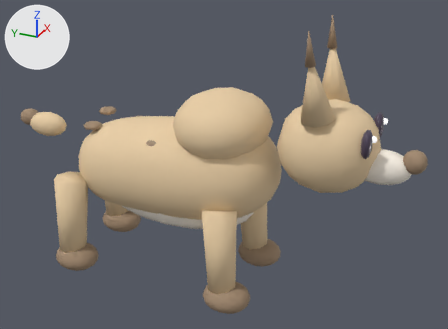
An edit to the glTF model assets/models/mob_lynx.glb, drawn before and after from the same camera.
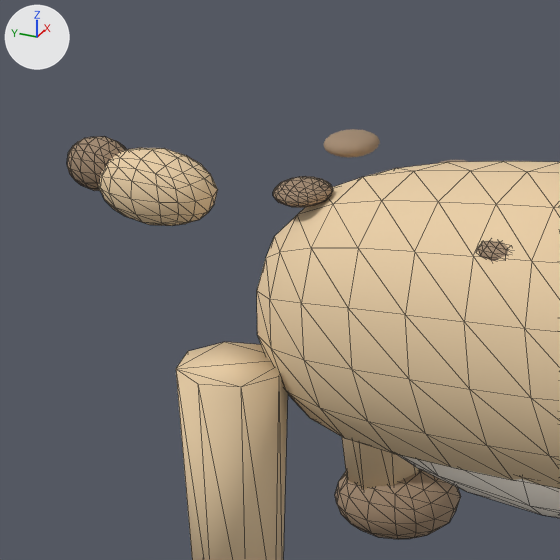
Old and new are each drawn whole from a 50 mm camera at (-2.152, -1.272, 1.645) aimed at (0.03, -0.29, 0.554) and again close up on the part from 0% to 38% of the width and 20% to 72% of the height. The axes (+X, +Y, +Z) are drawn at upper left. The lights are the same throughout. The last two pictures show the newer version. The close-ups show mesh edges as thin lines.

In view in the first close-up: 'belly', 'body', 'leg_leg_bl', 'leg_leg_br', 'paw_leg_br', 'spot3', 'spot4', 'tail', 'tail_tip' and 2 more.
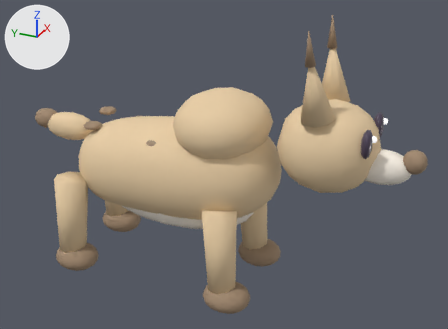
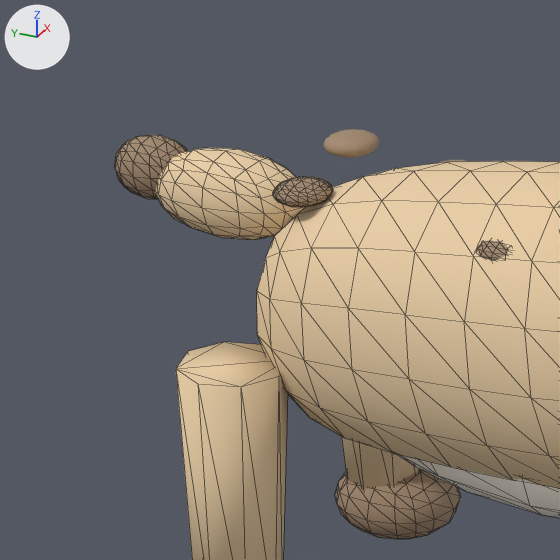
Pixel boxes (x1, y1, x2, y2) of what changed, in the close-ups (560 x 560 px):
'fur_tail', added (beige): after (155, 148, 305, 240)
'tail', deleted (beige): before (98, 148, 218, 226)
'fur_tail_tip', added (beige): after (115, 135, 187, 199)
'tail_tip', deleted (beige): before (67, 136, 127, 191)

Diff of the bpy script that builds the scene:
```diff
--- a/assets/models/mob_lynx.glb.py
+++ b/assets/models/mob_lynx.glb.py
@@ me_tail_tip_mesh_1 @@
+me_tail_tip_mesh_1.from_pydata(...)  # 98 vertices, 192 faces; spans x -0.0468..0.0468, y 0.5395..0.6605, z 0.5932..0.6868
+me_tail_tip_mesh_1.materials.append(mat_m_mob_lynx_dark)  # beige #a2896f
@@ me_tail_mesh_1 @@
+me_tail_mesh_1.from_pydata(...)  # 98 vertices, 192 faces; spans x -0.064..0.064, y 0.342..0.597, z 0.556..0.684
+me_tail_mesh_1.materials.append(mat_m_mob_lynx_fur)  # beige #eacea6
@@ ob_tail @@
-ob_tail = bpy.data.objects.new('tail', me_tail_mesh)
-ob_tail.location = (0.0, 0.0, 0.0)
@@ ob_tail_tip @@
-ob_tail_tip = bpy.data.objects.new('tail_tip', me_tail_tip_mesh)
-ob_tail_tip.location = (0.0, 0.0, 0.0)
@@ ob_fur_tail_tip @@
+ob_fur_tail_tip = bpy.data.objects.new('fur_tail_tip', me_tail_tip_mesh_1)
+ob_fur_tail_tip.location = (0.0, 0.0, 0.0)
@@ ob_fur_tail @@
+ob_fur_tail = bpy.data.objects.new('fur_tail', me_tail_mesh_1)
+ob_fur_tail.location = (0.0, 0.0, 0.0)
```
